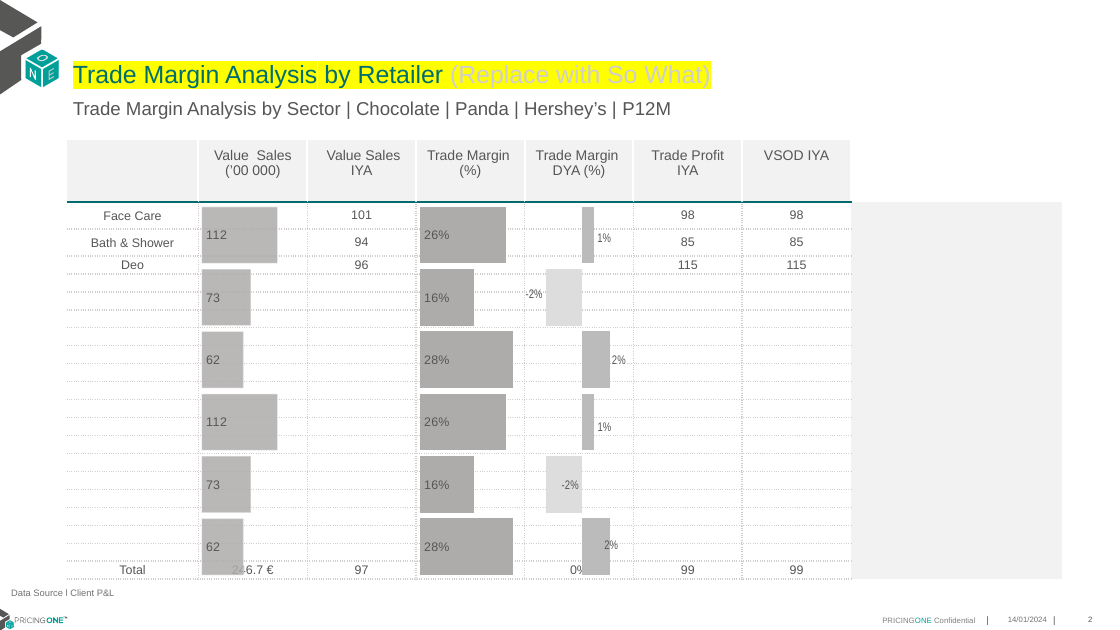
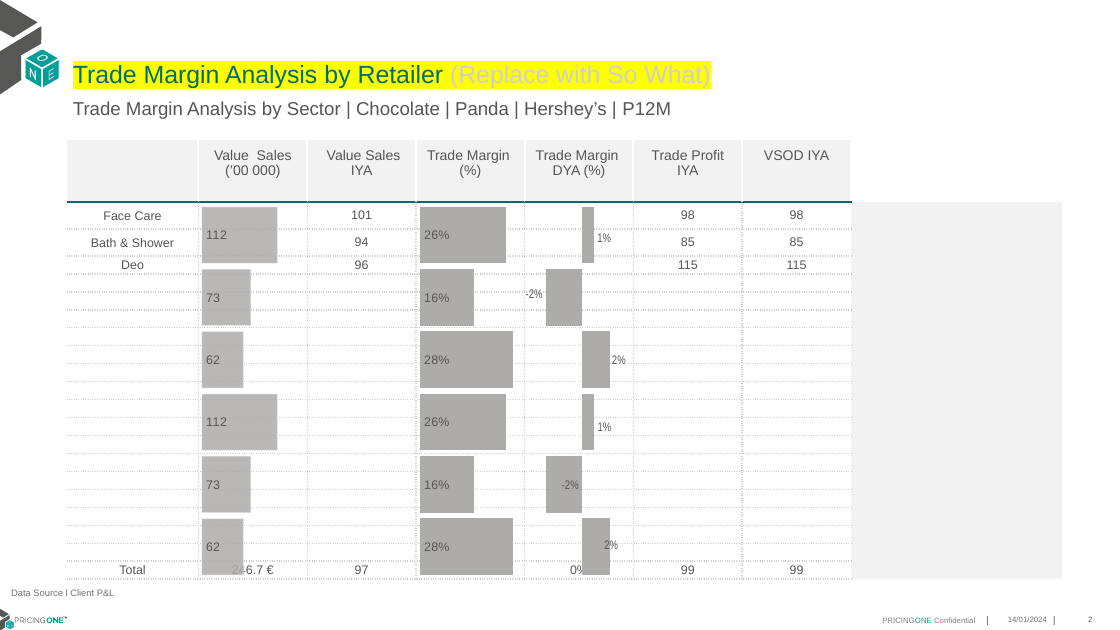
Before and after one commit to PricingOne/Slide-Automate, a slide deck: slide 2 of Financials Slide Duplicate/Financials base.pptx. Drawn at 1120x630 pixels with LibreOffice and Linux fonts; fonts in the diff are those of the drawing. Boxes give left, top, right and bottom in pixels: in the first picture for what was removed or moved away, otherwise in the second. Text is boxed around its words. In the diff, an @@ line names an element or a change of style, - is before the commit and + after.

```diff
--- a/Financials Slide Duplicate/Financials base.pptx
+++ b/Financials Slide Duplicate/Financials base.pptx
@@ bar chart at bbox=[525, 204, 626, 578] @@
@@ colour of Series 1 #DEDDDD to #AEABAB @@
@@ colours of single points changed @@
```
Also in this commit, not shown: 1 other slide changed, 50 other files.
